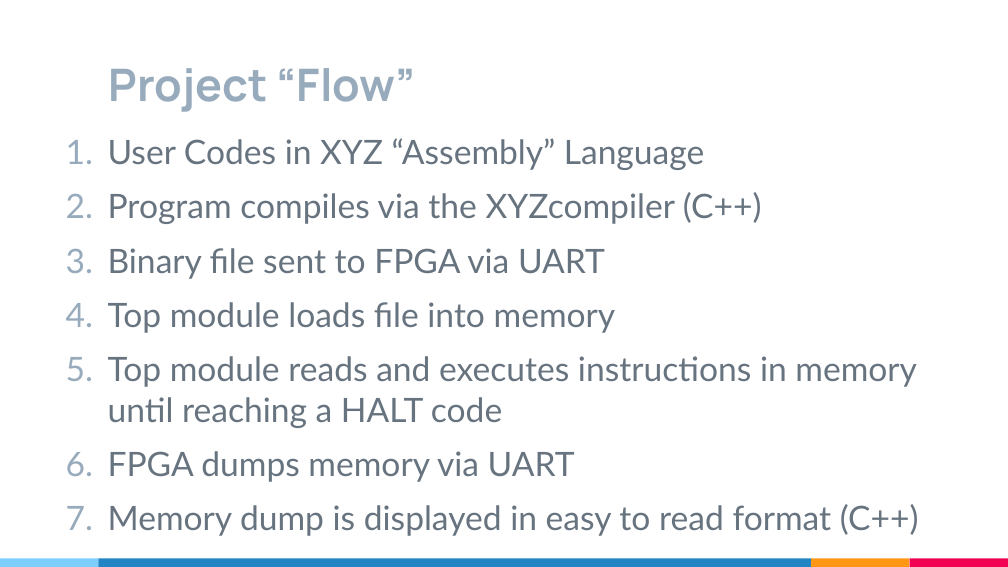
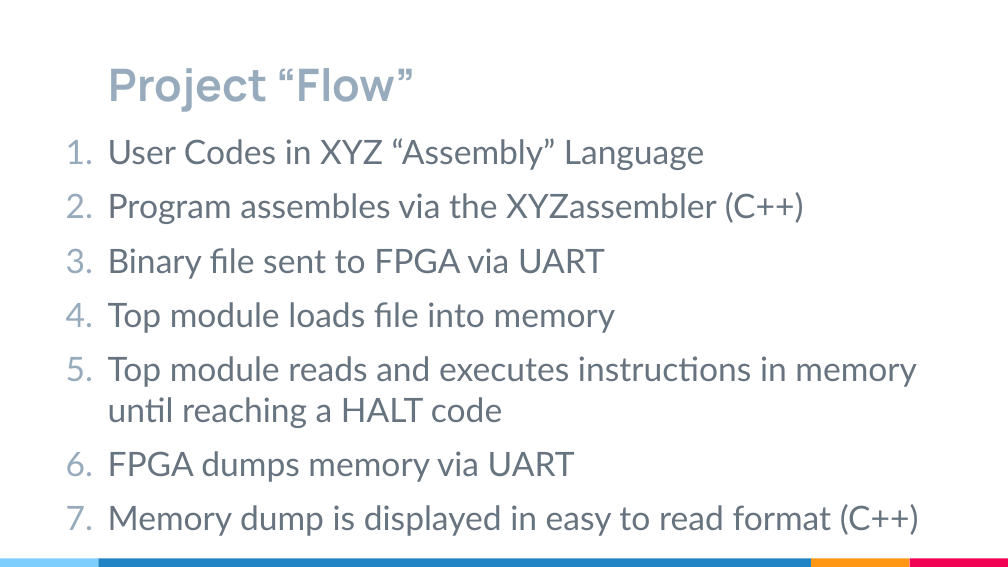
Before and after one commit to mwae-bu/EC311-XYZ-Final_Project, a slide deck: slide 5 of EC311 XYZ Final Project Presentation.pptx. Drawn at 1008x567 pixels with LibreOffice and Linux fonts; fonts in the diff are those of the drawing. Boxes give left, top, right and bottom in pixels: in the first picture for what was removed or moved away, otherwise in the second. Text is boxed around its words. In the diff, an @@ line names an element or a change of style, - is before the commit and + after.

```diff
--- a/EC311 XYZ Final Project Presentation.pptx
+++ b/EC311 XYZ Final Project Presentation.pptx
@@ text at <box>108,192,804,224</box>: text changed @@
-2. Program compiles via the XYZcompiler (C++)
+2. Program assembles via the XYZassembler (C++)
```
Also in this commit, not shown: 7 other slides changed.
